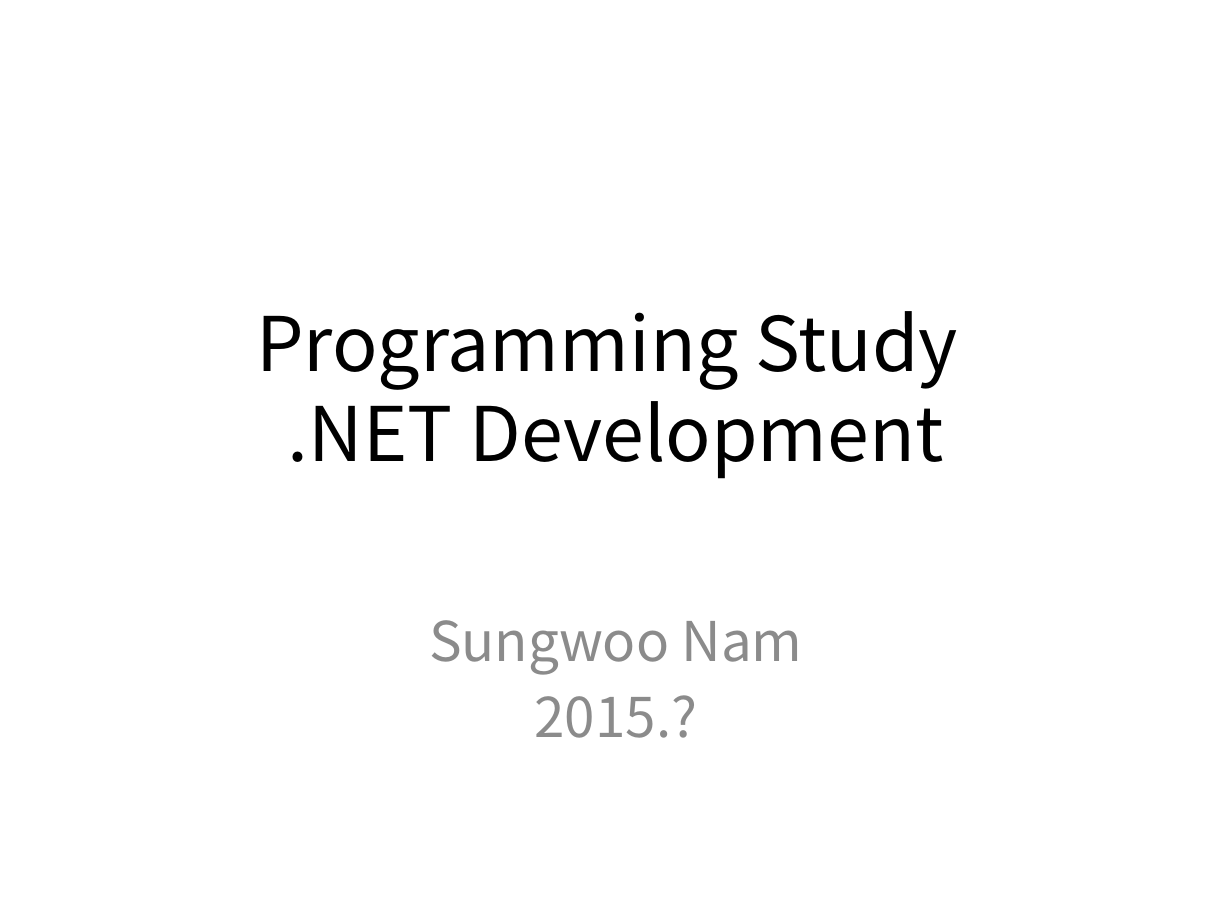
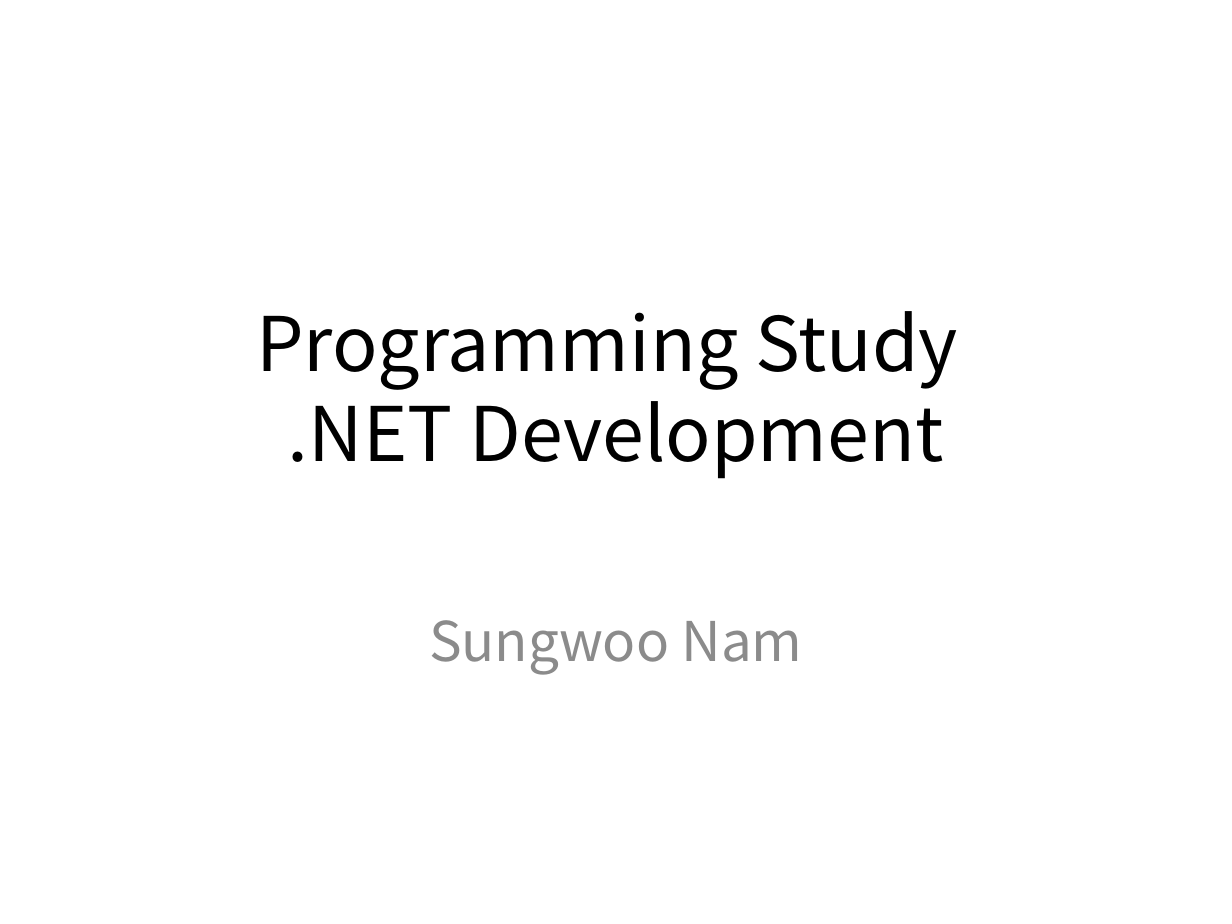
Before and after one commit to SungwooNam/ProgrammingStudy, a slide deck: slide 1 of src/Documents/Programming Study - .NET Development.pptx. Drawn at 1232x924 pixels with LibreOffice and Linux fonts; fonts in the diff are those of the drawing. Boxes give left, top, right and bottom in pixels: in the first picture for what was removed or moved away, otherwise in the second. Text is boxed around its words. In the diff, an @@ line names an element or a change of style, - is before the commit and + after.

```diff
--- a/src/Documents/Programming Study - .NET Development.pptx
+++ b/src/Documents/Programming Study - .NET Development.pptx
@@ subtitle at box(535, 695, 698, 738): paragraph removed @@
-2015.?
```
Also in this commit, not shown: 1 other slide changed, 3 slides added, 4 other files.
